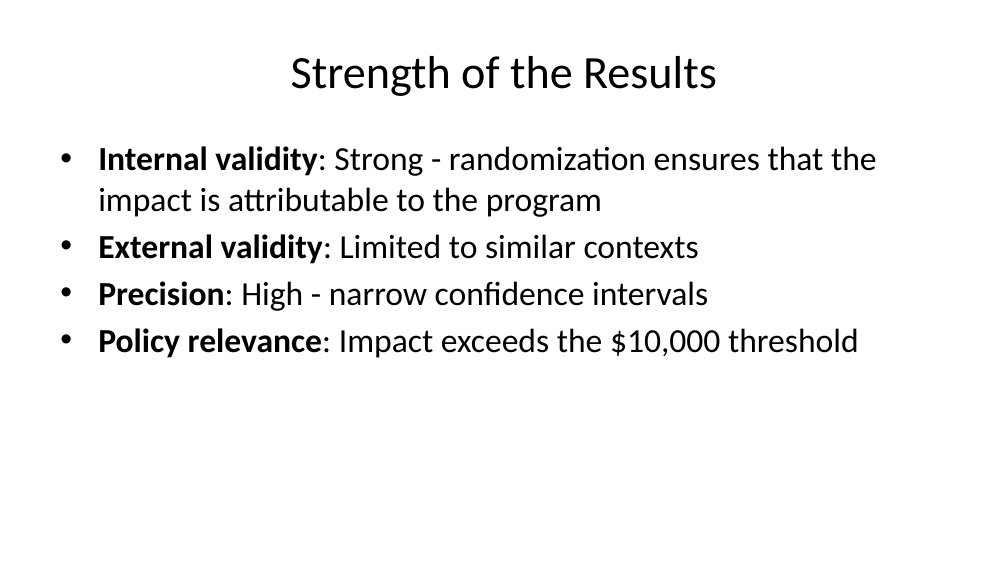
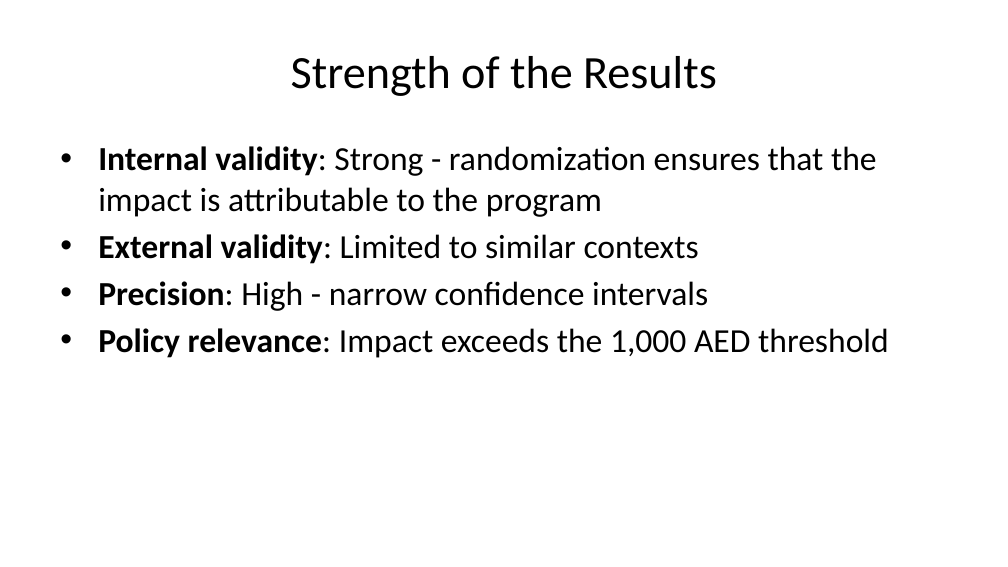
Before and after one commit to lsempe77/R-course, a slide deck: slide 11 of sessions_in_Abu_Dhabi/session_6.pptx (slide 10 before the commit). Drawn at 1008x567 pixels with LibreOffice and Linux fonts; fonts in the diff are those of the drawing. Boxes give left, top, right and bottom in pixels: in the first picture for what was removed or moved away, otherwise in the second. Text is boxed around its words. In the diff, an @@ line names an element or a change of style, - is before the commit and + after.

```diff
--- a/sessions_in_Abu_Dhabi/session_6.pptx
+++ b/sessions_in_Abu_Dhabi/session_6.pptx
@@ text at bbox=[98, 328, 889, 358]: text changed @@
-• Policy relevance: Impact exceeds the $10,000 threshold
+• Policy relevance: Impact exceeds the 1,000 AED threshold
```
Also in this commit, not shown: 7 other slides changed, 2 slides added, 38 other files.
